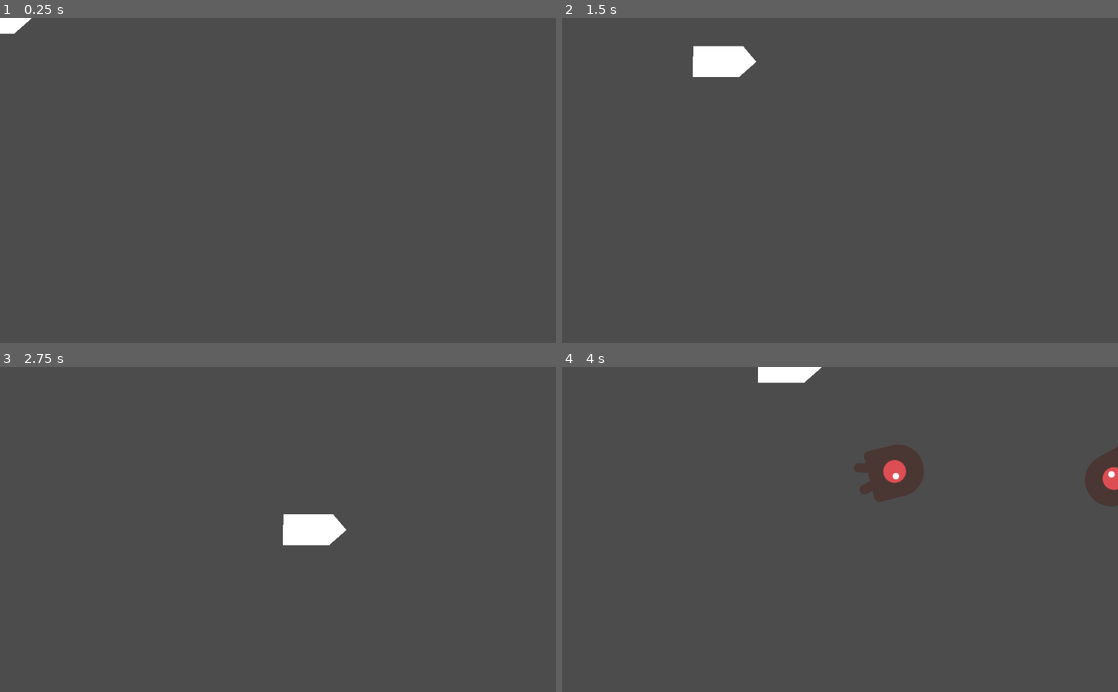
Above: before the commit, frames 1-4 (two rows, left to right).
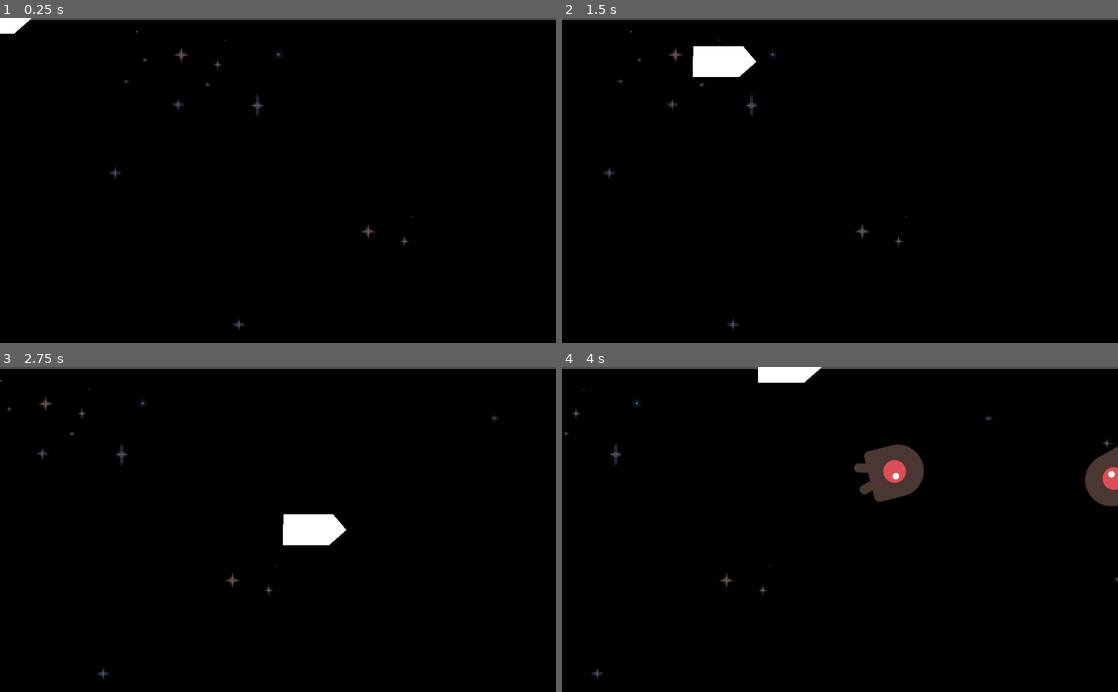
Above: after the commit, the same moments.

Repository: benjcal/CarvanaBlaster3021
Game: Godot game, scene res://Main.tscn
Same seed, same stepped clock (60 frames per second), same inputs: the game is played once before the commit and once after it.
Inputs:
- Up to frame 1 (0.25 s): no input
- Up to frame 2 (1.5 s): hold Right (ui_right) 0.53-1.28 s; hold Down (ui_down) from 1.28 s (still down)
- Up to frame 3 (2.75 s): release Down (ui_down) at 2.03 s; hold Right (ui_right) from 2.03 s (still down)
- Up to frame 4 (4 s): release Right (ui_right) at 2.78 s; hold Up (ui_up) 2.78-3.53 s; hold Left (ui_left) from 3.53 s (still down)

The runs differ from the first frame. In frame 1, 99% of the frame differs, in the area x 0-100%, y 0-100%; in frame 2, 98%; in frame 3, 98%; in frame 4, 97%.

Commit message:
Add scrolling background

Diff:
--- a/Main.gd
+++ b/Main.gd
@@ -16,7 +16,6 @@
 	new_game()
 
 func new_game():
-	print("123")
 	$StartTimer.start()
 
 	hauler = Hauler.instance()
@@ -38,7 +37,6 @@
 	hauler.position += velocity * delta
 
 func _on_StartTimer_timeout():
-	print("blah")
 	$AsteroidSpawnTimer.start()
 	# Replace with function body.
 
--- a/Main.tscn
+++ b/Main.tscn
@@ -1,8 +1,10 @@
-[gd_scene load_steps=5 format=2]
+[gd_scene load_steps=7 format=2]
 
 [ext_resource path="res://Main.gd" type="Script" id=1]
 [ext_resource path="res://scenes/Asteroid.tscn" type="PackedScene" id=2]
 [ext_resource path="res://scenes/Hauler.tscn" type="PackedScene" id=3]
+[ext_resource path="res://assets/Solar System B1.png" type="Texture" id=4]
+[ext_resource path="res://ParallaxBackground.gd" type="Script" id=5]
 
 [sub_resource type="Curve2D" id=1]
 _data = {
@@ -30,5 +32,15 @@
 wait_time = 2.0
 one_shot = true
 
+[node name="ParallaxBackground" type="ParallaxBackground" parent="."]
+script = ExtResource( 5 )
+
+[node name="ParallaxLayer" type="ParallaxLayer" parent="ParallaxBackground"]
+motion_mirroring = Vector2( 5120, 0 )
+
+[node name="Sprite" type="Sprite" parent="ParallaxBackground/ParallaxLayer"]
+position = Vector2( 0, 304 )
+texture = ExtResource( 4 )
+
 [connection signal="timeout" from="AsteroidSpawnTimer" to="." method="_on_AsteroidSpawnTimer_timeout"]
 [connection signal="timeout" from="StartTimer" to="." method="_on_StartTimer_timeout"]
--- /dev/null
+++ b/ParallaxBackground.gd
@@ -0,0 +1,18 @@
+extends ParallaxBackground
+
+export var speed = -100
+
+# Declare member variables here. Examples:
+# var a = 2
+# var b = "text"
+
+var direction = Vector2(1, 0)
+
+# Called when the node enters the scene tree for the first time.
+func _ready():
+	pass # Replace with function body.
+
+# Called every frame. 'delta' is the elapsed time since the previous frame.
+func _process(delta):
+	scroll_offset += direction * speed * delta
+	pass
--- a/scenes/Asteroid.gd
+++ b/scenes/Asteroid.gd
@@ -12,10 +12,8 @@
 var base_rotation_speed = PI / 128
 var rotation_speed = 0
 
-# Called when the node enters the scene tree for the first time.
 func _ready():
 	random_rotation()
-	pass # Replace with function body.
 
 # Called every frame. 'delta' is the elapsed time since the previous frame.
 func _process(delta):
@@ -23,11 +21,13 @@
 #	pass
 
 func _on_VisibilityNotifier2D_screen_exited():
-	queue_free() # Replace with function body.
+	queue_free()
 
 func _on_Asteroid_body_shape_entered(body_id, body, body_shape, local_shape):
 	random_rotation()
-	pass # Replace with function body.
+
+func blowup():
+	queue_free()
 
 func random_rotation():
 	rotation_speed = rand_range(min_rotation_speed, max_rotation_speed) * base_rotation_speed
Binary file added: assets/Solar System B1.png
Not shown, added: assets/Solar System B1.png.import
